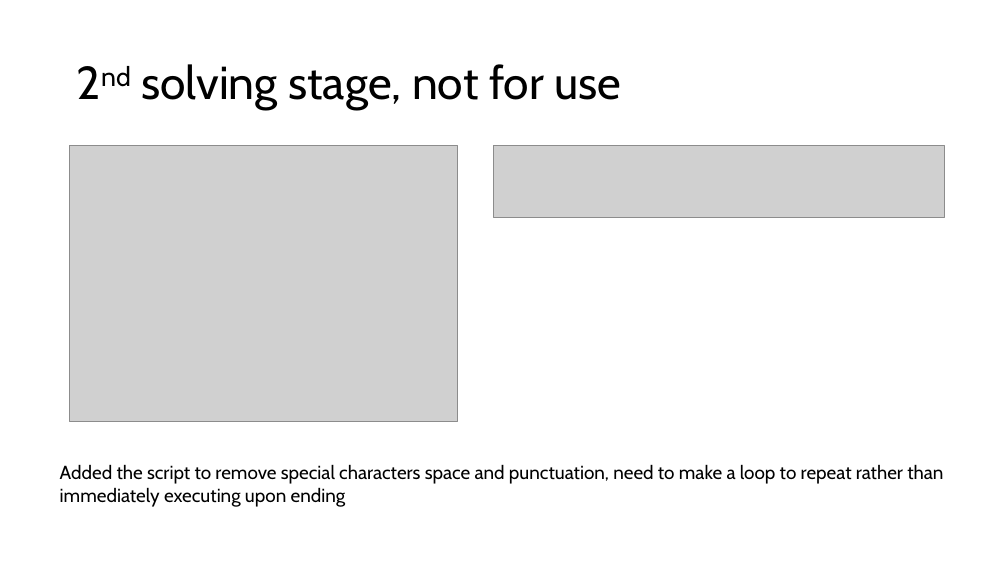
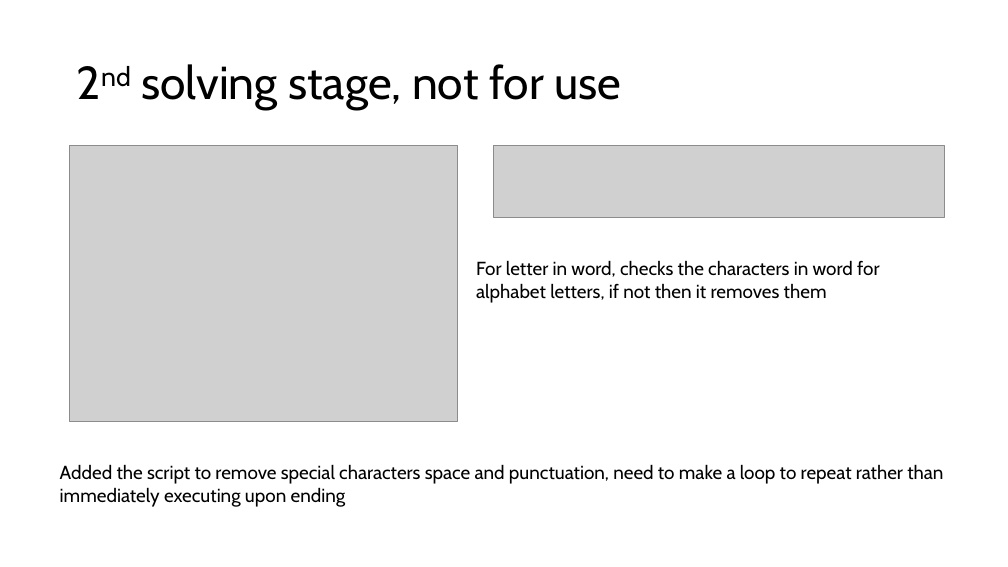
Before and after one commit to PengoPango/403IT_Programming_repos, a slide deck: slide 3 of 403_Programming/assignments/palindromeprogress_screenshots.pptx. Drawn at 1008x567 pixels with LibreOffice and Linux fonts; fonts in the diff are those of the drawing; grey boxes stand for pictures. Boxes give left, top, right and bottom in pixels: in the first picture for what was removed or moved away, otherwise in the second. Text is boxed around its words. In the diff, an @@ line names an element or a change of style, - is before the commit and + after.

```diff
--- a/403_Programming/assignments/palindromeprogress_screenshots.pptx
+++ b/403_Programming/assignments/palindromeprogress_screenshots.pptx
@@ text added at box(476, 260, 880, 303), 18 pt, text #000000 @@
+For letter in word, checks the characters in word for alphabet letters, if not then it removes them
```
Also in this commit, not shown: 3 other slides changed, 1 slide added, 1 slide removed, 4 other files.
